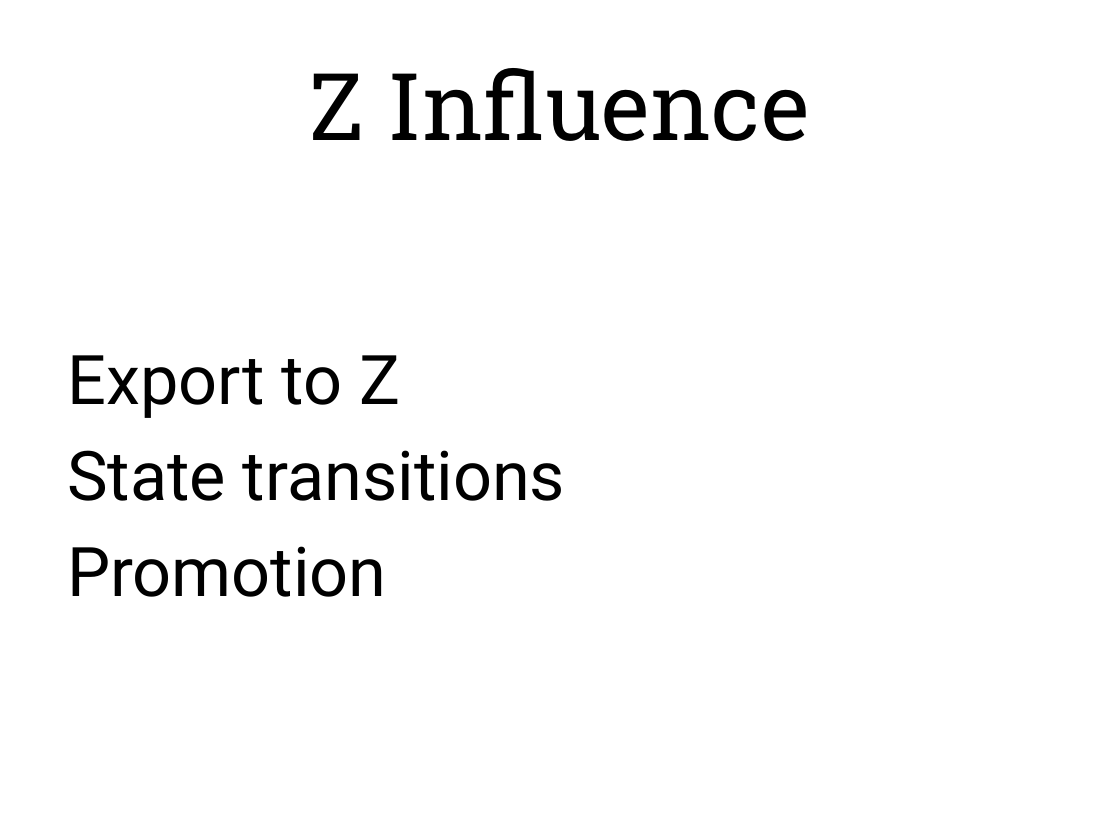
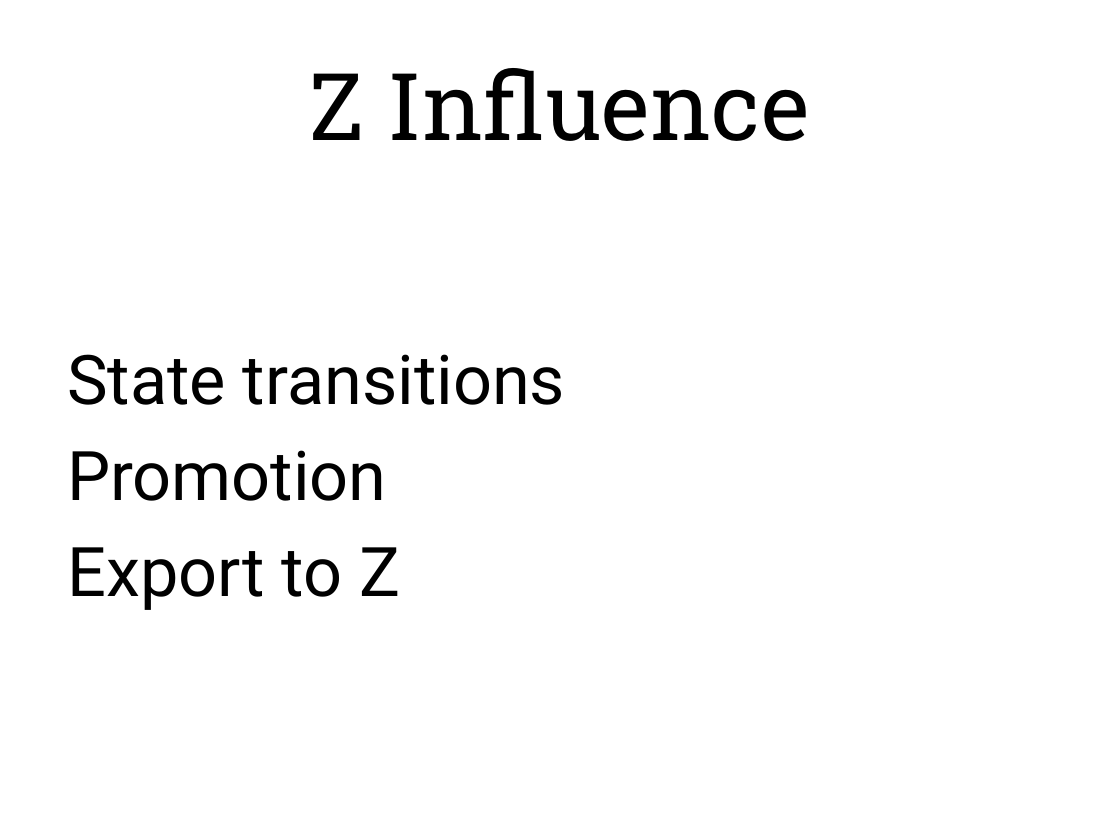
Before and after one commit to paul-sadler-ext/javasizzle, a slide deck: slide 12 of JSizzle-Demo/doc/Modelling in Java.pptx (slide 11 before the commit). Drawn at 1120x840 pixels with LibreOffice and Linux fonts; fonts in the diff are those of the drawing. Boxes give left, top, right and bottom in pixels: in the first picture for what was removed or moved away, otherwise in the second. Text is boxed around its words. In the diff, an @@ line names an element or a change of style, - is before the commit and + after.

```diff
--- a/JSizzle-Demo/doc/Modelling in Java.pptx
+++ b/JSizzle-Demo/doc/Modelling in Java.pptx
@@ text at (x1=67, y1=355, x2=400, y2=418): paragraph removed @@
-Export to Z
@@ text at (x1=67, y1=547, x2=400, y2=610): paragraph added @@
+Export to Z
```
Also in this commit, not shown: 3 other slides changed, 1 slide added, 3 other files.
